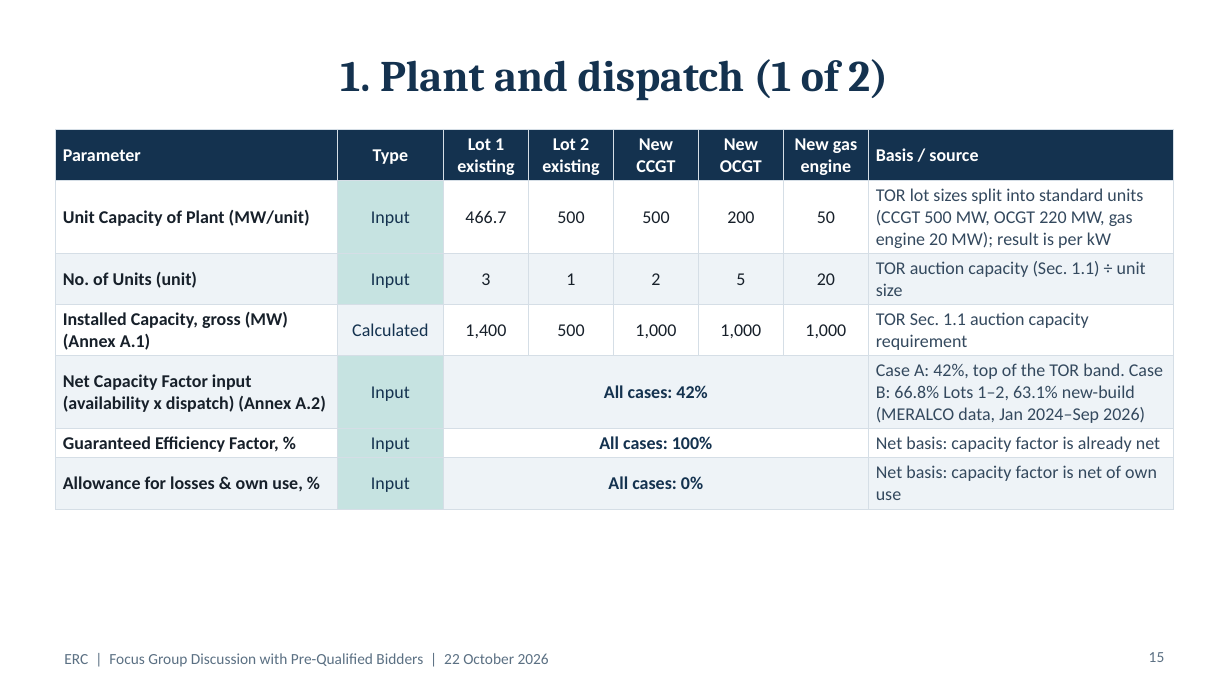
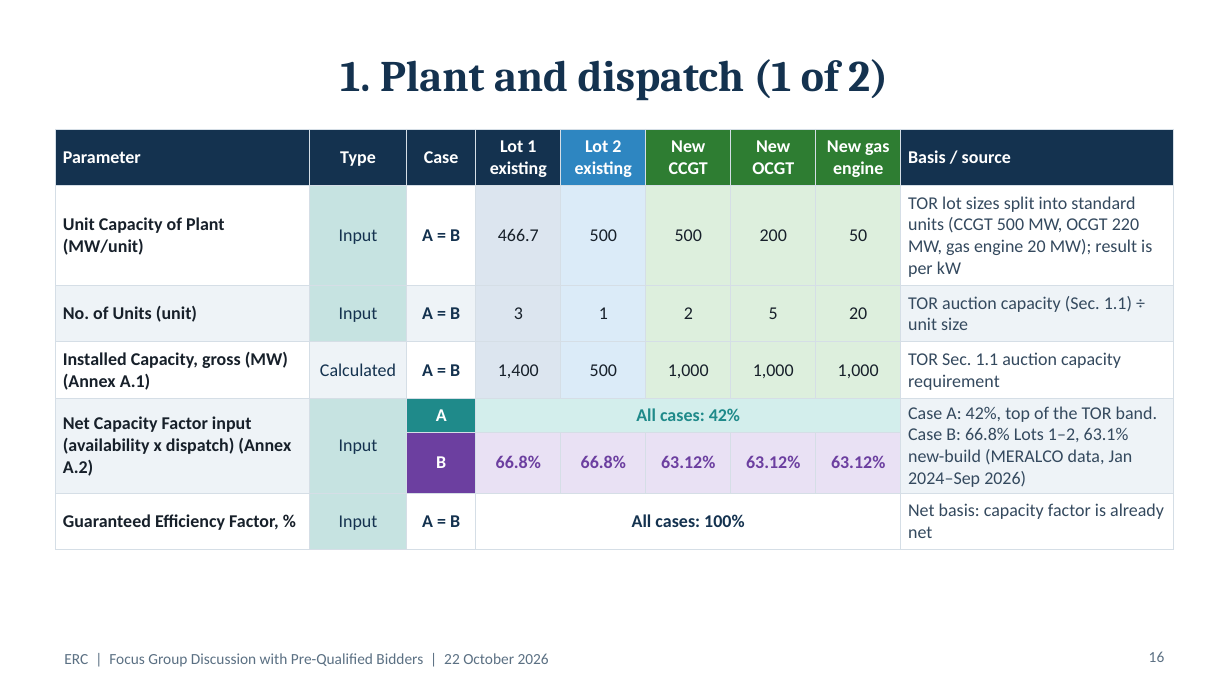
Before and after one commit to polyphase123/Midmerit, a slide deck: slide 16 of ERC_FGD_Model_Assumptions.pptx (slide 15 before the commit). Drawn at 1232x693 pixels with LibreOffice and Linux fonts; fonts in the diff are those of the drawing. Boxes give left, top, right and bottom in pixels: in the first picture for what was removed or moved away, otherwise in the second. Text is boxed around its words. In the diff, an @@ line names an element or a change of style, - is before the commit and + after.

```diff
--- a/ERC_FGD_Model_Assumptions.pptx
+++ b/ERC_FGD_Model_Assumptions.pptx
@@ table at [55,129,1174,542] @@
-column 1: Parameter | Unit Capacity of Plant (MW/unit) | No. of Units (unit) | Installed Capacity, gross (MW) (Annex A.1) | Net Capacity Factor input (availability x dispatch) (Annex A.2) | Guaranteed Efficiency Factor, % | Allowance for losses & own use, %
-column 2: Type | Input | Input | Calculated | Input | Input | Input
-column 3: Lot 1 existing | 466.7 | 3 | 1,400 | All cases: 42% | All cases: 100% | All cases: 0%
-column 4: Lot 2 existing | 500 | 1 | 500 |  |  | 
-column 5: New CCGT | 500 | 2 | 1,000 |  |  | 
-column 6: New OCGT | 200 | 5 | 1,000 |  |  | 
-column 7: New gas engine | 50 | 20 | 1,000 |  |  | 
-column 8: Basis / source | TOR lot sizes split into standard units (CCGT 500 MW, OCGT 220 MW, gas engine 20 MW); result is per kW | TOR auction capacity (Sec. 1.1) ÷ unit size | TOR Sec. 1.1 auction capacity requirement | Case A: 42%, top of the TOR band. Case B: 66.8% Lots 1–2, 63.1% new-build (MERALCO data, Jan 2024–Sep 2026) | Net basis: capacity factor is already net | Net basis: capacity factor is net of own use
+column 1: Parameter | Unit Capacity of Plant (MW/unit) | No. of Units (unit) | Installed Capacity, gross (MW) (Annex A.1) | Net Capacity Factor input (availability x dispatch) (Annex A.2) |  | Guaranteed Efficiency Factor, %
+column 2: Type | Input | Input | Calculated | Input |  | Input
+column 3: Case | A = B | A = B | A = B | A | B | A = B
+column 4: Lot 1 existing | 466.7 | 3 | 1,400 | All cases: 42% | 66.8% | All cases: 100%
+column 5: Lot 2 existing | 500 | 1 | 500 |  | 66.8% | 
+column 6: New CCGT | 500 | 2 | 1,000 |  | 63.12% | 
+column 7: New OCGT | 200 | 5 | 1,000 |  | 63.12% | 
+column 8: New gas engine | 50 | 20 | 1,000 |  | 63.12% | 
+column 9: Basis / source | TOR lot sizes split into standard units (CCGT 500 MW, OCGT 220 MW, gas engine 20 MW); result is per kW | TOR auction capacity (Sec. 1.1) ÷ unit size | TOR Sec. 1.1 auction capacity requirement | Case A: 42%, top of the TOR band. Case B: 66.8% Lots 1–2, 63.1% new-build (MERALCO data, Jan 2024–Sep 2026) |  | Net basis: capacity factor is already net
@@ page number at [1149,651,1165,662]: text changed @@
-15
+16
```
Also in this commit, not shown: 22 other slides changed, 4 slides added.
